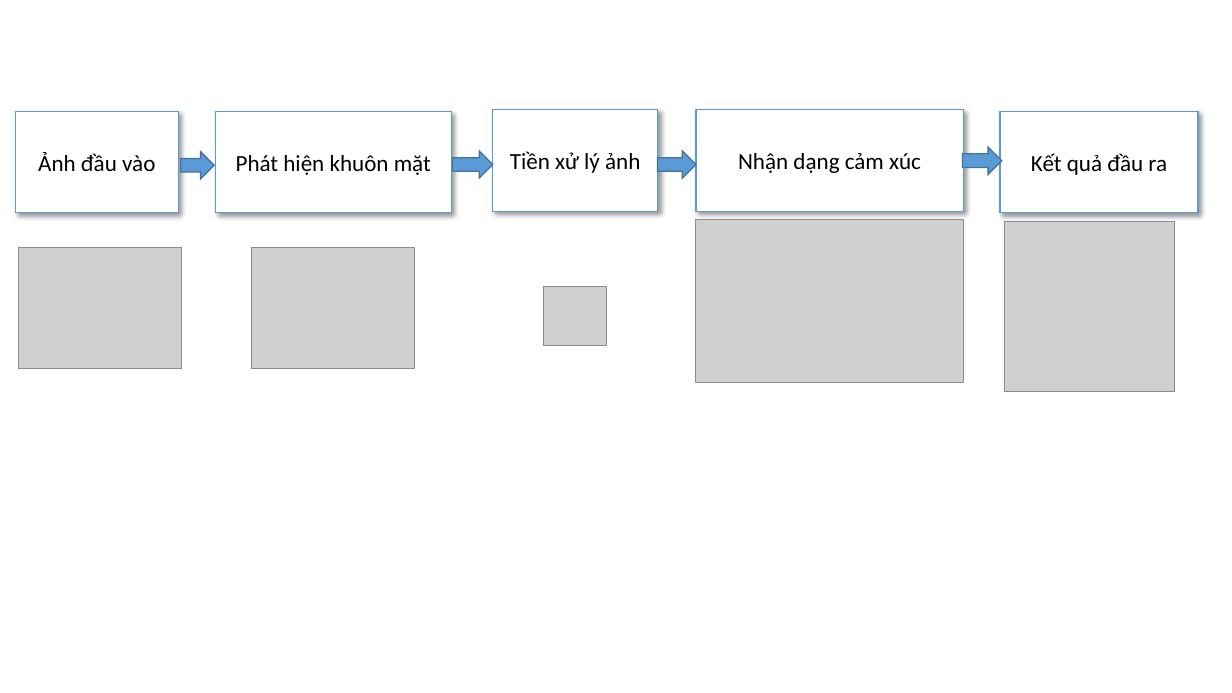
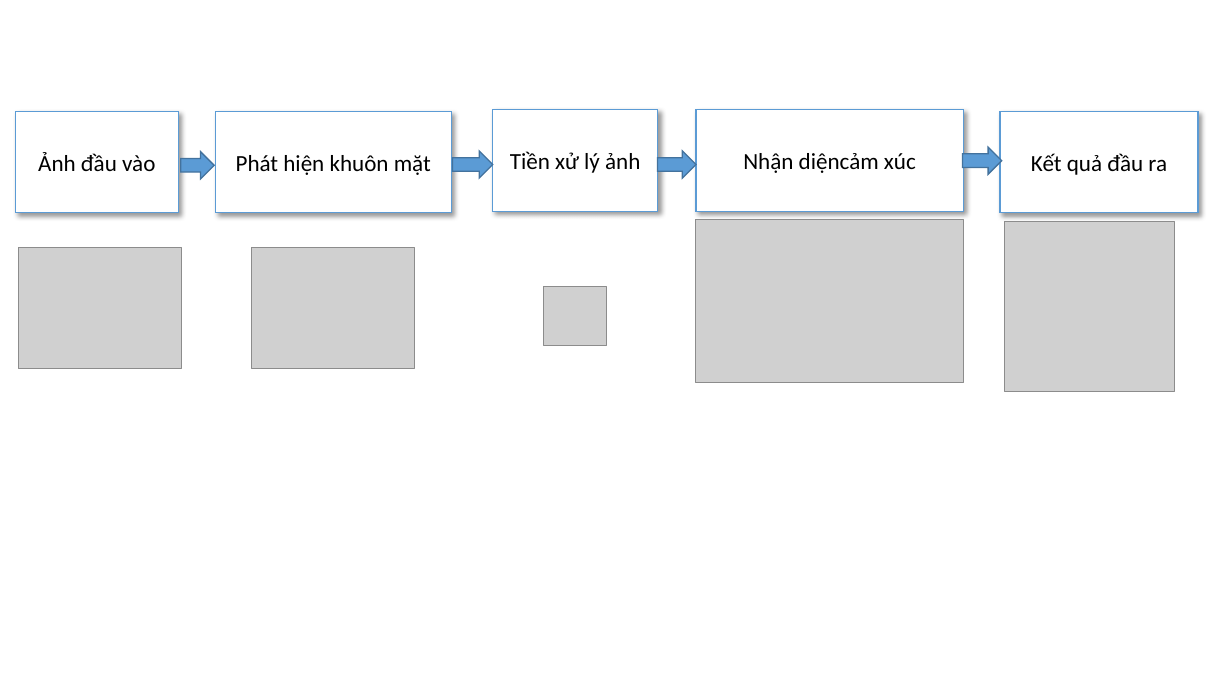
Before and after one commit to huyhnueit68/khoa-luan-tot-nghiep, a slide deck: slide 3 of Thư mục ảnh đi kèm/ve 2.pptx. Drawn at 1232x693 pixels with LibreOffice and Linux fonts; fonts in the diff are those of the drawing; grey boxes stand for pictures. Boxes give left, top, right and bottom in pixels: in the first picture for what was removed or moved away, otherwise in the second. Text is boxed around its words. In the diff, an @@ line names an element or a change of style, - is before the commit and + after.

```diff
--- a/Thư mục ảnh đi kèm/ve 2.pptx
+++ b/Thư mục ảnh đi kèm/ve 2.pptx
@@ text in rectangle at <box>743,153,916,173</box>: text changed @@
-Nhận dạng cảm xúc
+Nhận diệncảm xúc
```
Also in this commit, not shown: 4 other files.
